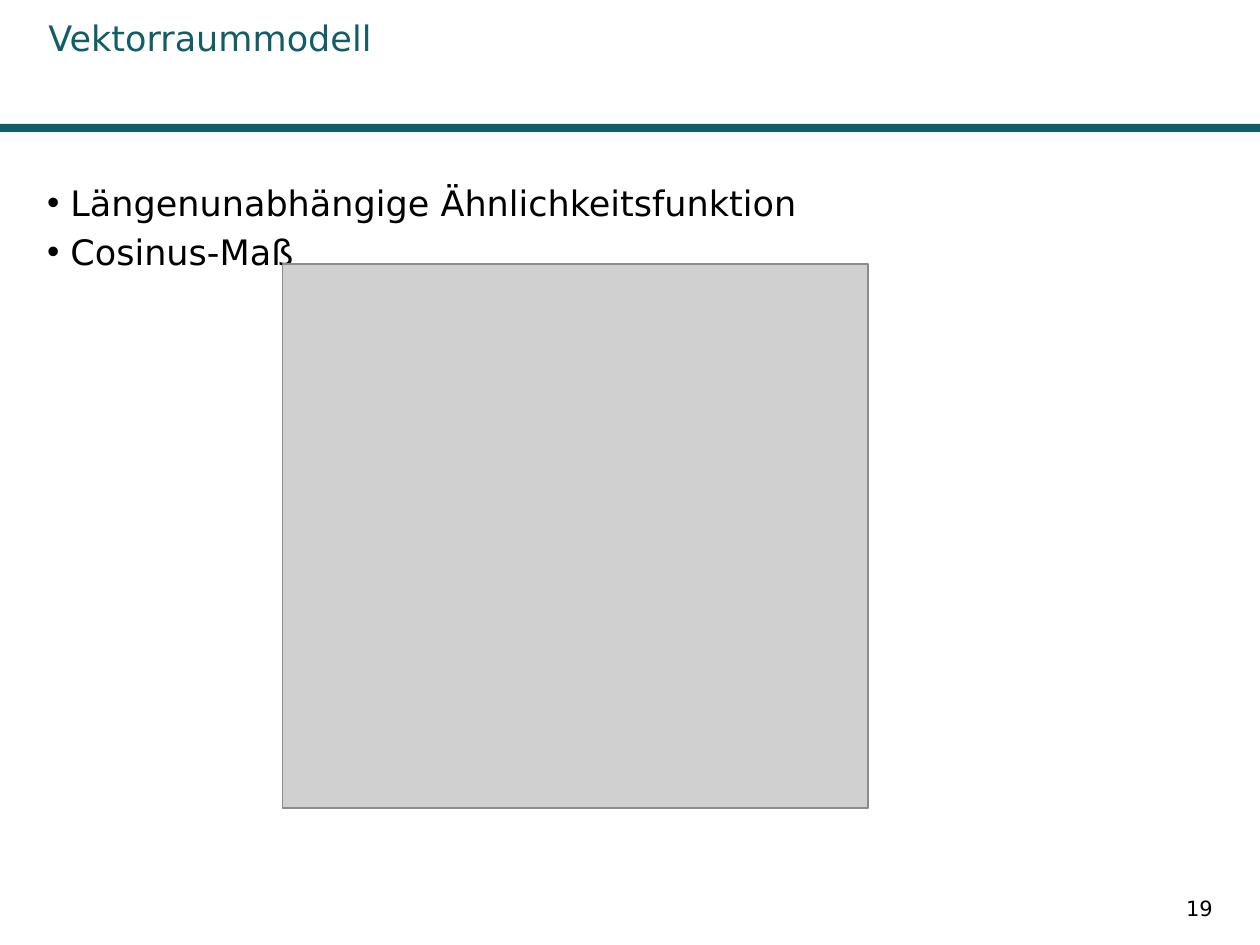
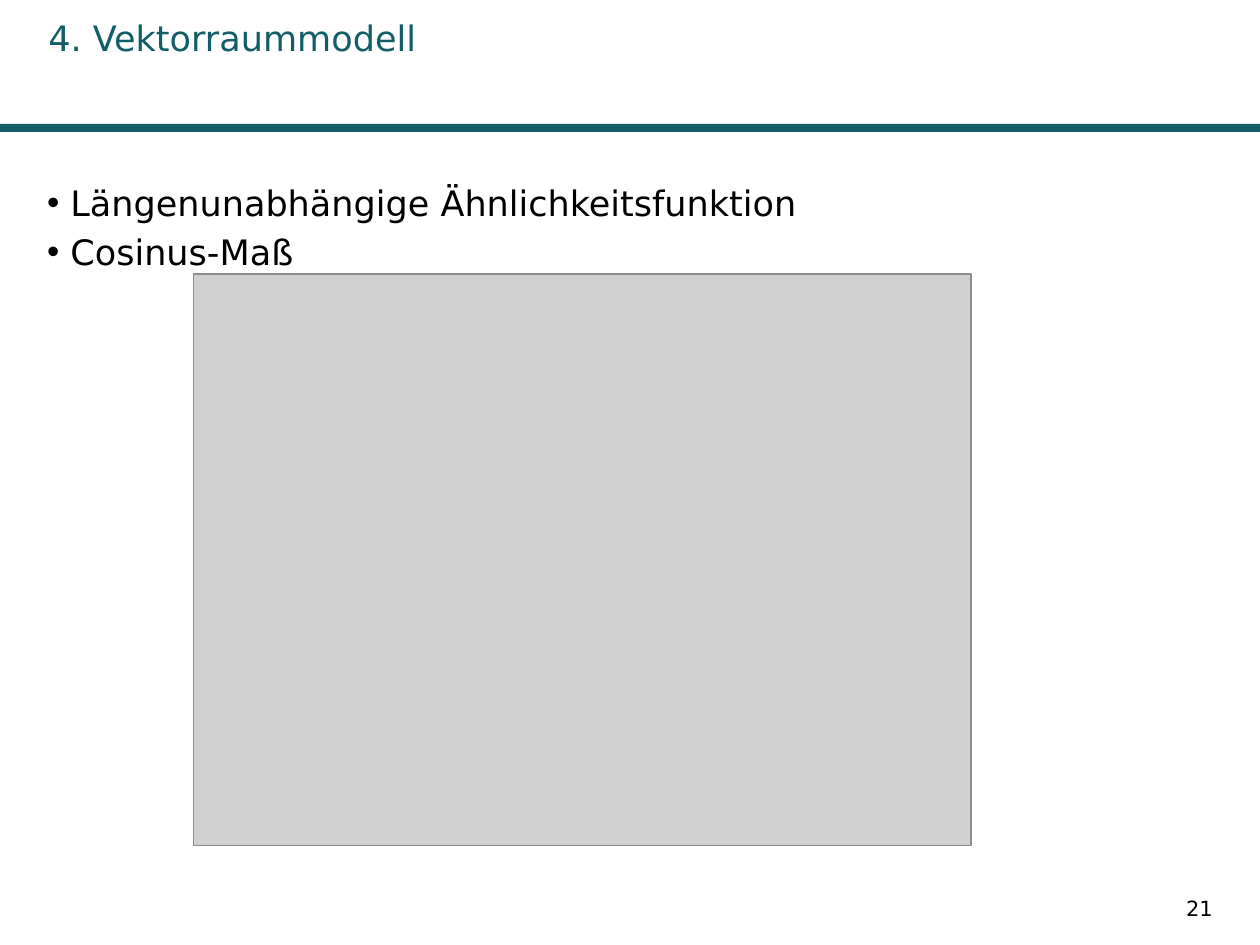
Before and after one commit to AnnikaK/SuchTool, a slide deck: slide 21 of Praesentation/Praesi.pptx (slide 19 before the commit). Drawn at 1260x945 pixels with LibreOffice and Linux fonts; fonts in the diff are those of the drawing; grey boxes stand for pictures; background and template pictures are left out. Boxes give left, top, right and bottom in pixels: in the first picture for what was removed or moved away, otherwise in the second. Text is boxed around its words. In the diff, an @@ line names an element or a change of style, - is before the commit and + after.

```diff
--- a/Praesentation/Praesi.pptx
+++ b/Praesentation/Praesi.pptx
@@ title at (48,24,416,52): text changed @@
-Vektorraummodell
+4. Vektorraummodell
@@ picture: place and size @@
-picture at (282,265,868,809)
+picture at (194,275,971,847)
@@ page number at (1186,900,1213,916): text changed @@
-19
+21
```
Also in this commit, not shown: 46 other slides changed, 2 slides added, 6 other files.
